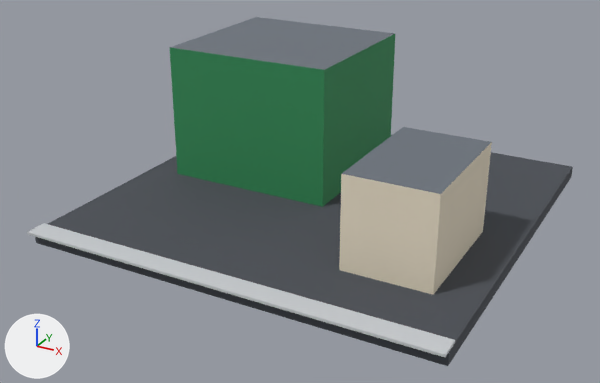
A saved change to the glTF model public/models/v2/39_lod2.glb.
Rendered twice from a 50 mm lens placed at (0.831, -1.644, 0.849), pointed at (-0.029, -0.082, 0.067). Lighting does not change. The marker at lower left points along +X, +Y and +Z. The first picture is the older version.

Names of what the first picture shows: 'b39_v2_lod2'.
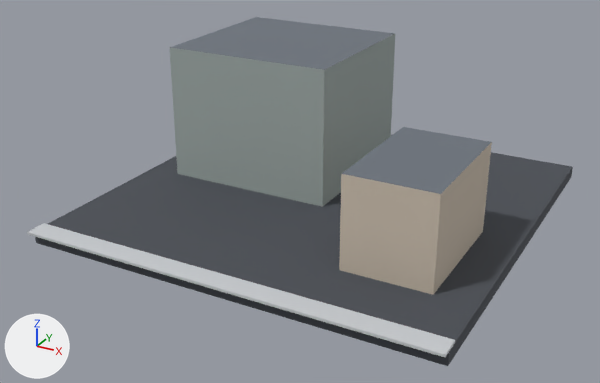
Location of each change, [x1, y1, x2, y2] in pixels of the pictures (600 x 383 px):
'b39_v2_lod2', surface changed: [170, 33, 493, 297] in both

Diff of the bpy script that builds the scene:
```diff
--- a/public/models/v2/39_lod2.glb.py
+++ b/public/models/v2/39_lod2.glb.py
@@ mat_wall_green @@
 n2 = _N.new('ShaderNodeMix'); n2.name = 'Mix'
 n2.inputs[0].default_value = 1.0  # 'Factor'
-n2.inputs[7].default_value = (0.0284, 0.254, 0.0908, 1.0)  # 'B', green #2f8a55
+n2.inputs[7].default_value = (0.342, 0.397, 0.381, 1.0)  # 'B', grey #9ea9a6
 n3 = _N.new('ShaderNodeVertexColor'); n3.name = 'Color Attribute'
@@ mat_wall_cream @@
 n2 = _N.new('ShaderNodeMix'); n2.name = 'Mix'
 n2.inputs[0].default_value = 1.0  # 'Factor'
-n2.inputs[7].default_value = (0.823, 0.738, 0.578, 1.0)  # 'B', pale yellow #eadfc8
+n2.inputs[7].default_value = (0.604, 0.521, 0.423, 1.0)  # 'B', light grey #ccbfae
 n3 = _N.new('ShaderNodeVertexColor'); n3.name = 'Color Attribute'
```
